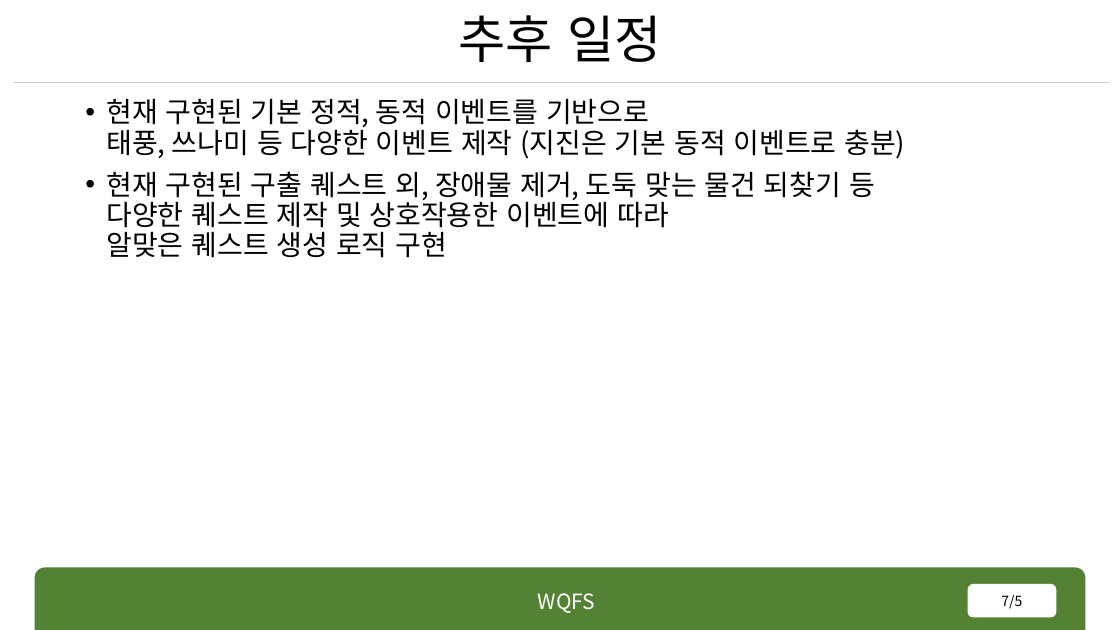
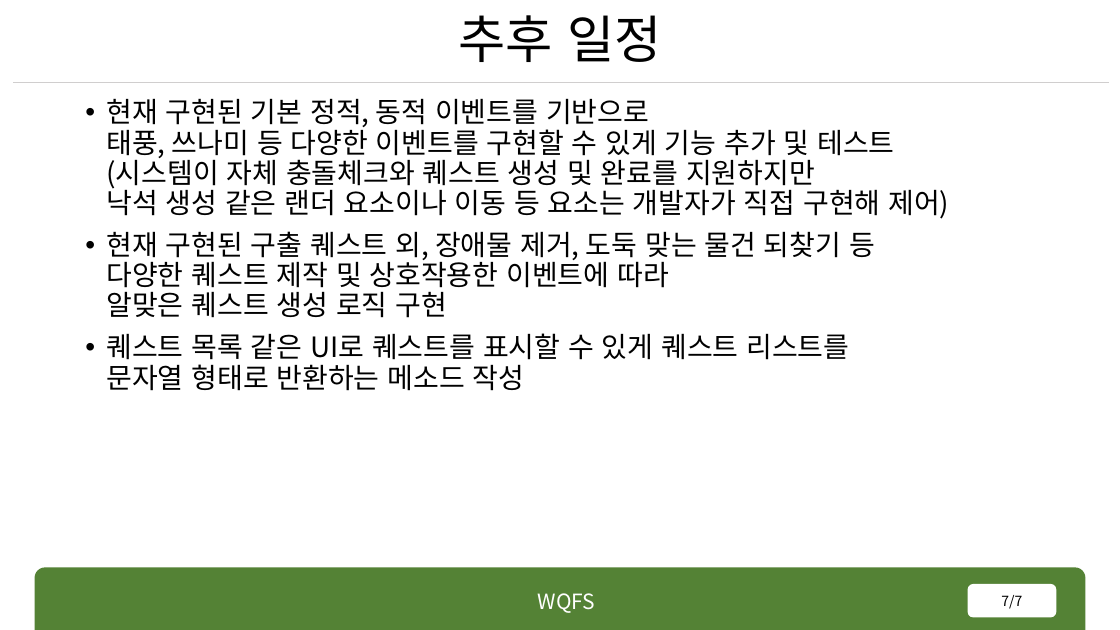
Before and after one commit to rennOobayashi/WQFS, a slide deck: slide 7 of WQFS.pptx. Drawn at 1120x630 pixels with LibreOffice and Linux fonts; fonts in the diff are those of the drawing. Boxes give left, top, right and bottom in pixels: in the first picture for what was removed or moved away, otherwise in the second. Text is boxed around its words. In the diff, an @@ line names an element or a change of style, - is before the commit and + after.

Commit message:
ppt

```diff
--- a/WQFS.pptx
+++ b/WQFS.pptx
@@ text at <box>106,98,949,219</box>: text changed @@
-• 현재 구현된 기본 정적, 동적 이벤트를 기반으로
-  태풍, 쓰나미 등 다양한 이벤트 제작 (지진은 기본 동적 이벤트로 충분)
+• 현재 구현된 기본 정적, 동적 이벤트를 기반으로
+  태풍, 쓰나미 등 다양한 이벤트를 구현할 수 있게 기능 추가 및 테스트
+  (시스템이 자체 충돌체크와 퀘스트 생성 및 완료를 지원하지만
+  낙석 생성 같은 랜더 요소이나 이동 등 요소는 개발자가 직접 구현해 제어)
@@ text at <box>106,333,849,391</box>: paragraph added @@
+• 퀘스트 목록 같은 UI로 퀘스트를 표시할 수 있게 퀘스트 리스트를
+  문자열 형태로 반환하는 메소드 작성
@@ page number at <box>1001,595,1022,609</box>: text changed @@
-7/5
+7/7
```
Also in this commit, not shown: 1 other file.
